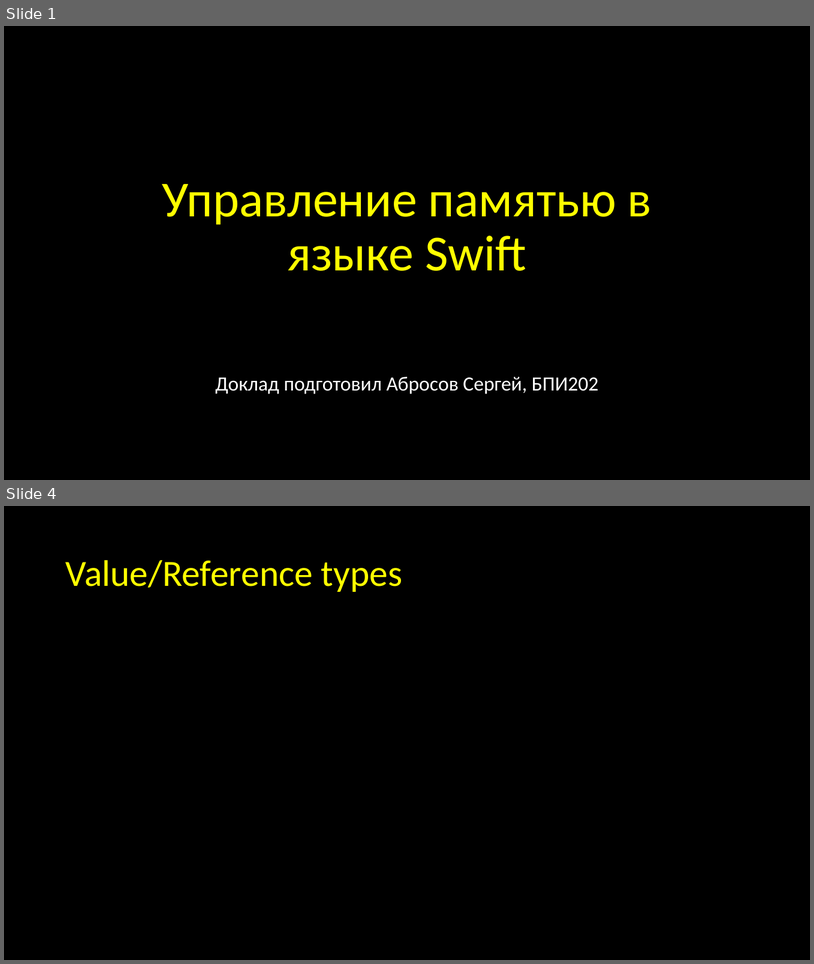
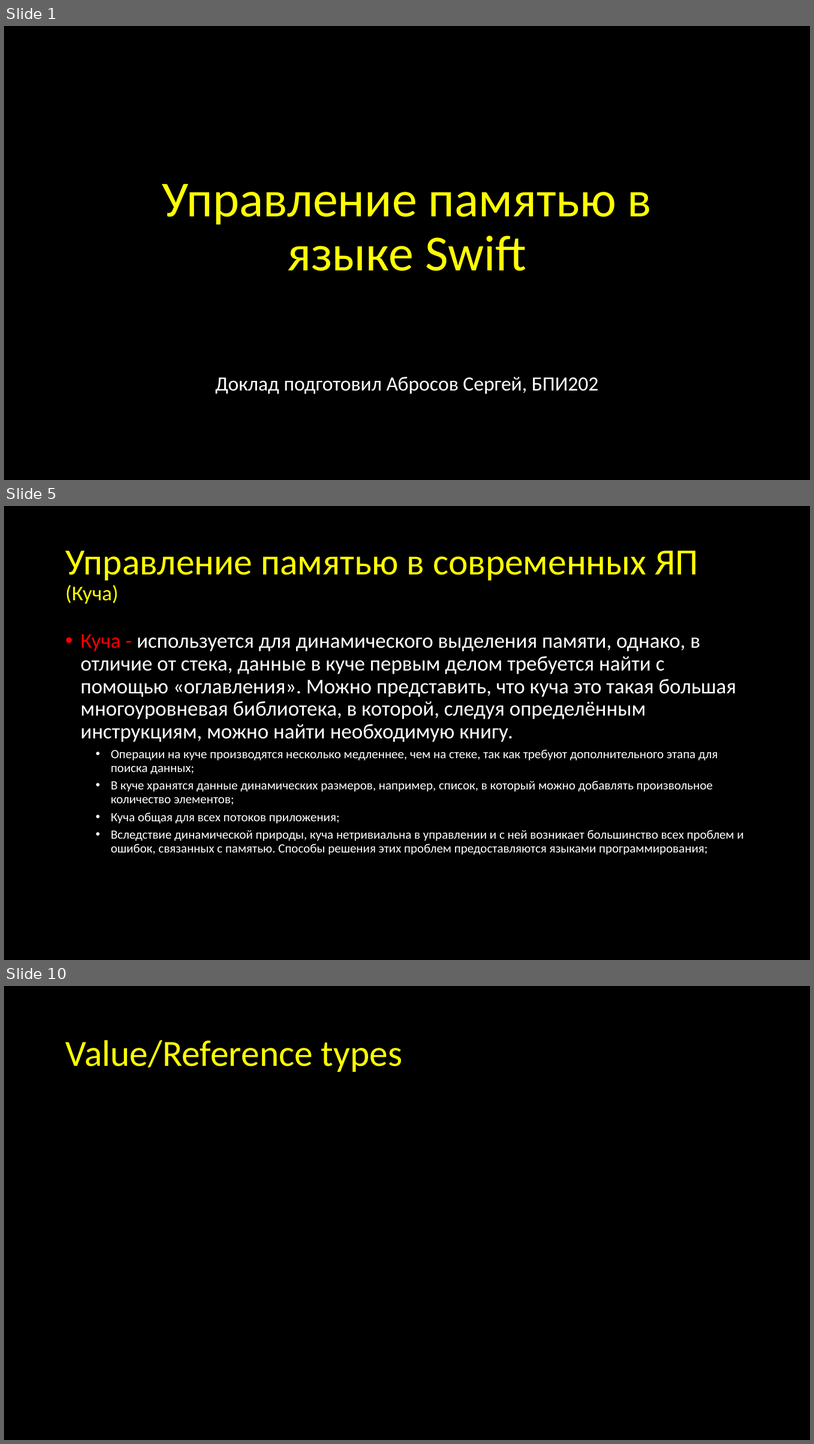
Before and after one commit to abrosov-sergey/HSE-iOS-KpV-2nd, a slide deck: 1st-presentation/Abrosov-1st-presentation.pptx. Shown one above the other, each under a label of ours: slides 1 and 4 before the commit, slides 1, 5 and 10 after it; the slides between them are not shown. The pictures are 814x964 and 814x1444 pixels, drawn with LibreOffice and Linux fonts; fonts in the diff are those of the drawing. Boxes give left, top, right and bottom in pixels: in the first picture for what was removed or moved away, otherwise in the second. Text is boxed around its words. In the diff, an @@ line names an element or a change of style, - is before the commit and + after.

```diff
--- a/1st-presentation/Abrosov-1st-presentation.pptx
+++ b/1st-presentation/Abrosov-1st-presentation.pptx
@@ slide 5 added at bbox=[4, 506, 810, 960], background #000000 @@
@@ title added at bbox=[65, 550, 698, 604], 44 pt, text #FFFF00 @@
+Управление памятью в современных ЯП
+(Куча)
@@ text added at bbox=[81, 634, 744, 855], 15 pt, text #FFFFFF @@
+• Куча - используется для динамического выделения памяти, однако, в отличие от стека, данные в куче первым делом требуется найти с помощью «оглавления». Можно представить, что куча это такая большая многоуровневая библиотека, в которой, следуя определённым инструкциям, можно найти необходимую книгу.
+  • Операции на куче производятся несколько медленнее, чем на стеке, так как требуют дополнительного этапа для поиска данных;
+  • В куче хранятся данные динамических размеров, например, список, в который можно добавлять произвольное количество элементов;
+  • Куча общая для всех потоков приложения;
+  • Вследствие динамической природы, куча нетривиальна в управлении и с ней возникает большинство всех проблем и ошибок, связанных с памятью. Способы решения этих проблем предоставляются языками программирования;
@@ what was slide 4 is now slide 10 @@
```
Also in this commit, not shown: 2 slides changed, 7 other slides added.
